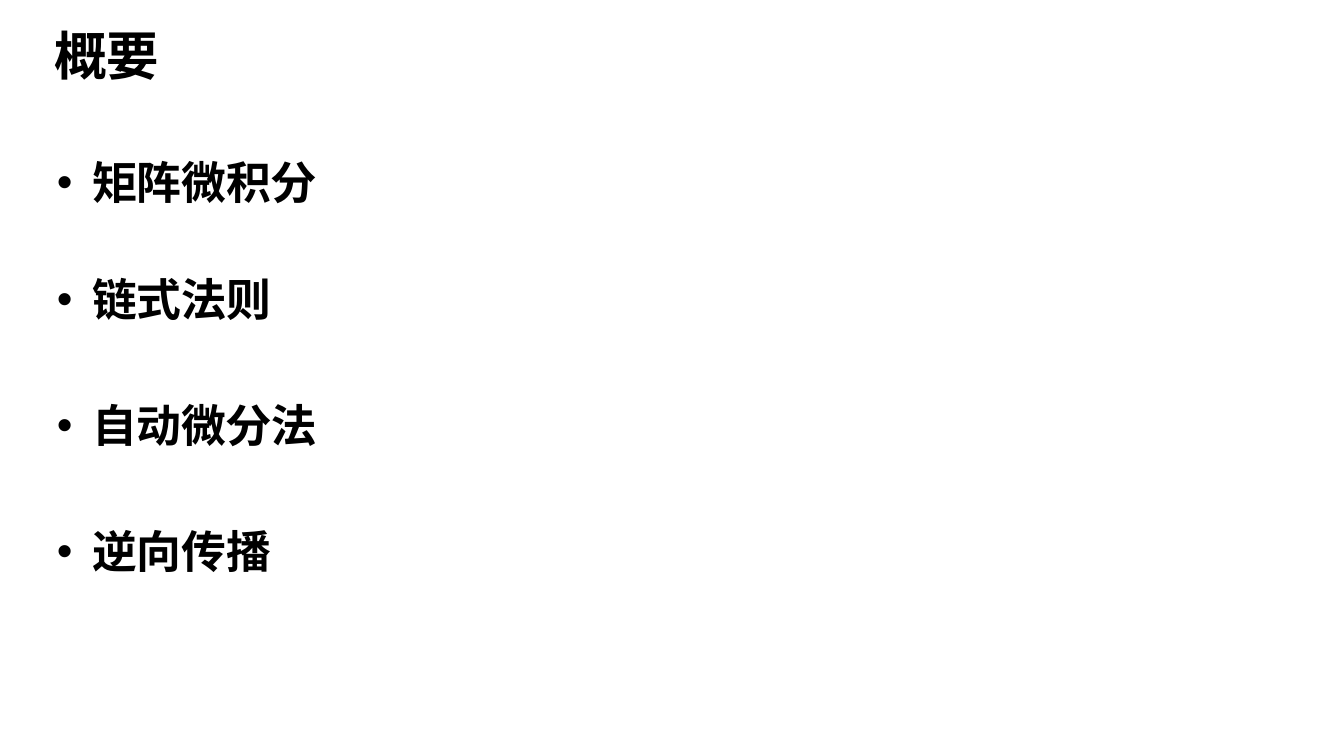
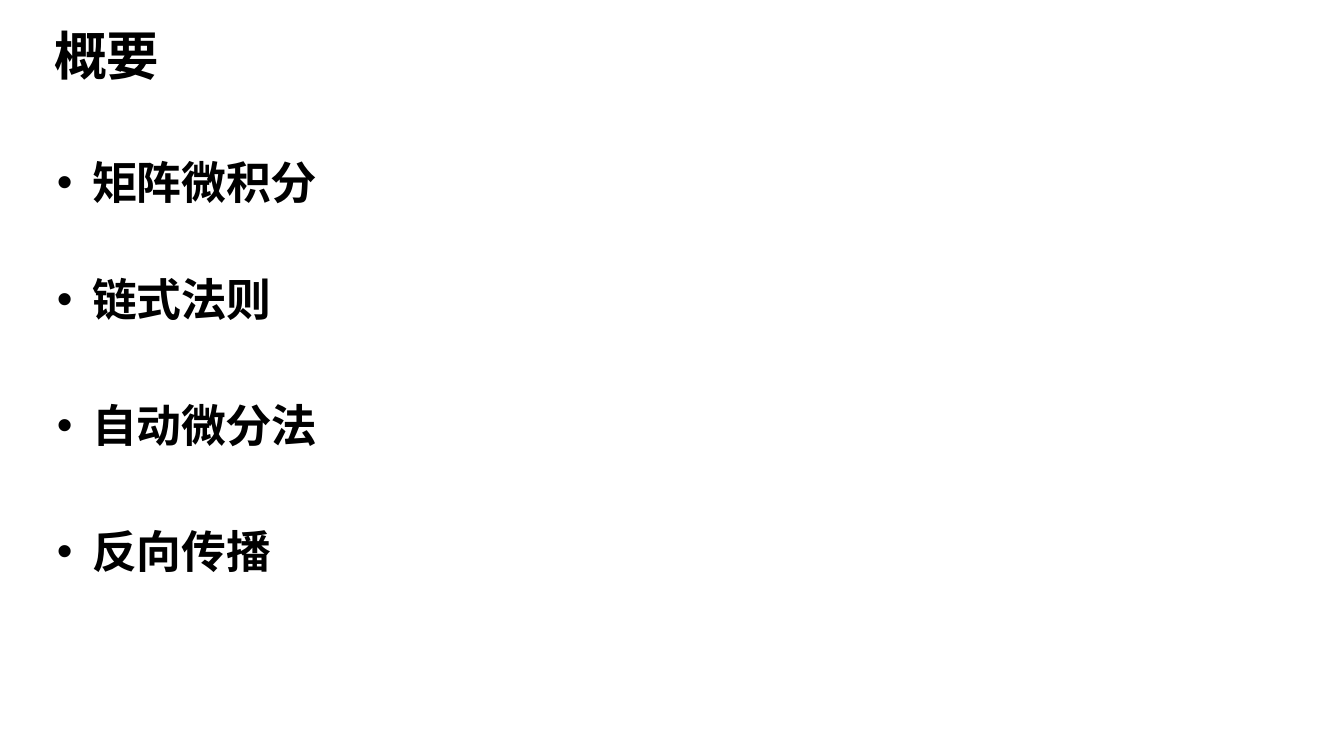
Before and after one commit to d2l-ai/berkeley-stat-157, a slide deck: slide 2 of slides-zh/03.导数、逆向传播和复杂度.pptx. Drawn at 1344x756 pixels with LibreOffice and Linux fonts; fonts in the diff are those of the drawing; background and template pictures are left out. Boxes give left, top, right and bottom in pixels: in the first picture for what was removed or moved away, otherwise in the second. Text is boxed around its words. In the diff, an @@ line names an element or a change of style, - is before the commit and + after.

```diff
--- a/slides-zh/03.导数、逆向传播和复杂度.pptx
+++ b/slides-zh/03.导数、逆向传播和复杂度.pptx
@@ text at <box>92,530,271,572</box>: text changed @@
-• 逆向传播
+• 反向传播
```
Also in this commit, not shown: 10 other slides changed.
